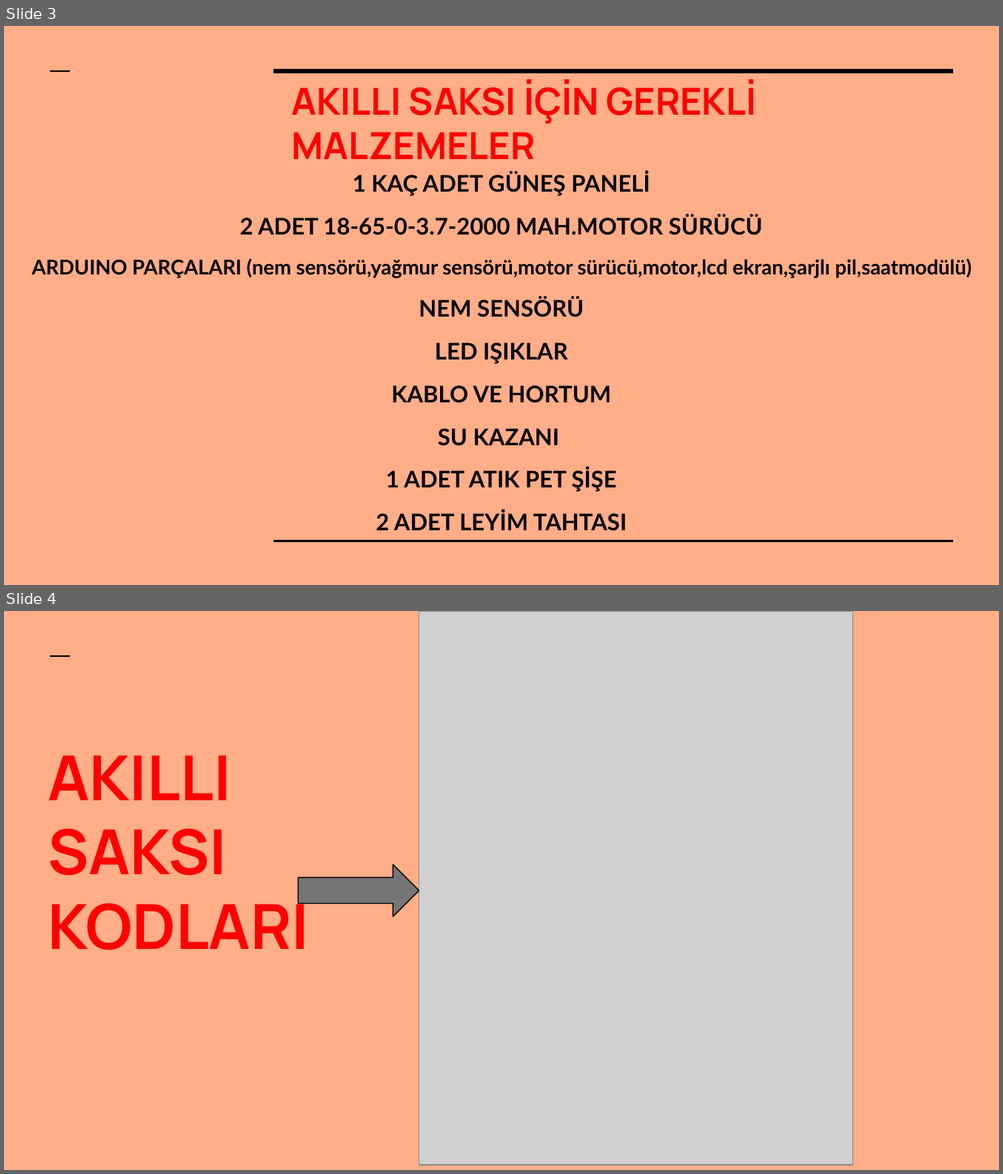
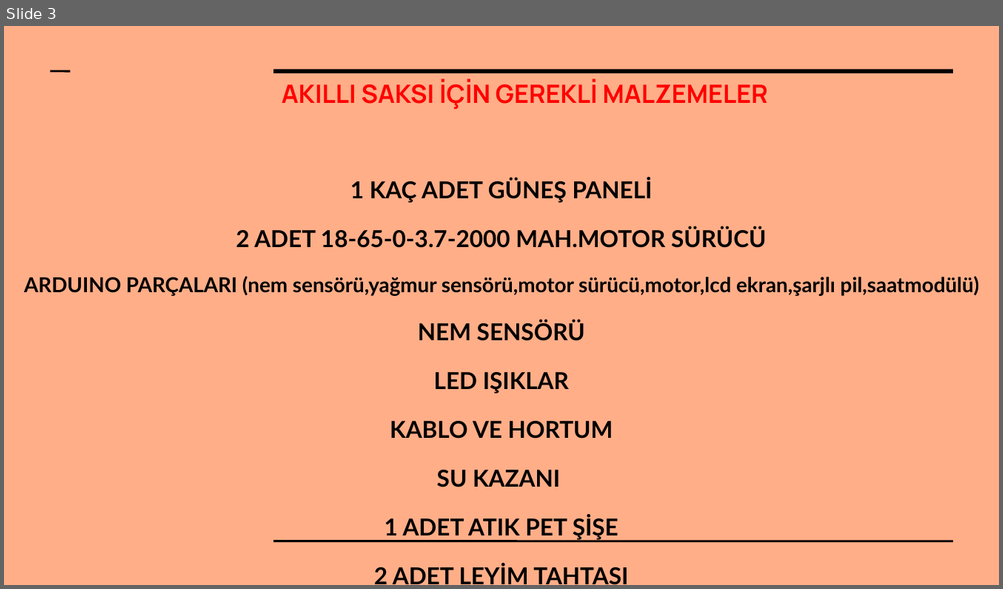
Before and after one commit to FurkanHuman/Akilli-Saksi, a slide deck: Dökümanlar/Akıllı saksı projesi.pptx. Shown one above the other, each under a label of ours: slides 3 and 4 before the commit, slide 3 after it. The pictures are 1003x1174 and 1003x589 pixels, drawn with LibreOffice and Linux fonts; fonts in the diff are those of the drawing; grey boxes stand for pictures. Boxes give left, top, right and bottom in pixels: in the first picture for what was removed or moved away, otherwise in the second. Text is boxed around its words. In the diff, an @@ line names an element or a change of style, - is before the commit and + after.

```diff
--- a/Dökümanlar/Akıllı saksı projesi.pptx
+++ b/Dökümanlar/Akıllı saksı projesi.pptx
@@ slide 4 removed at (x1=4, y1=611, x2=999, y2=1170), background #FFAE88; not listed: 1 template element that a slide beside it also shows @@
@@ picture removed at (x1=418, y1=611, x2=852, y2=1165) @@
@@ title removed at (x1=48, y1=755, x2=309, y2=951) @@
-AKILLI SAKSI KODLARI
@@ right arrow removed at (x1=299, y1=865, x2=420, y2=917) @@
@@ slide 3 changed as well @@
@@ title "AKILLI SAKSI İÇİN GEREKLİ MALZEMELER" at (x1=282, y1=79, x2=768, y2=109): size 27 to 18.3 pt @@
@@ text "1 KAÇ ADET GÜNEŞ PANELİ" at (x1=24, y1=178, x2=979, y2=585): size 16.6 to 16.9 pt in "1 KAÇ ADET GÜNEŞ PANELİ", "2 ADET 18-65-0-3.7-2000 MAH.MOTOR SÜRÜCÜ", "NEM SENSÖRÜ", "LED IŞIKLAR" and 4 more places; size 14.6 to 14.9 pt in "ARDUINO PARÇALARI (nem sensörü,yağmur sensörü,motor sürücü,m ..."; line spacing 0.95 to 1.15 @@
```
Also in this commit, not shown: 6 other slides changed, 1 slide added.
